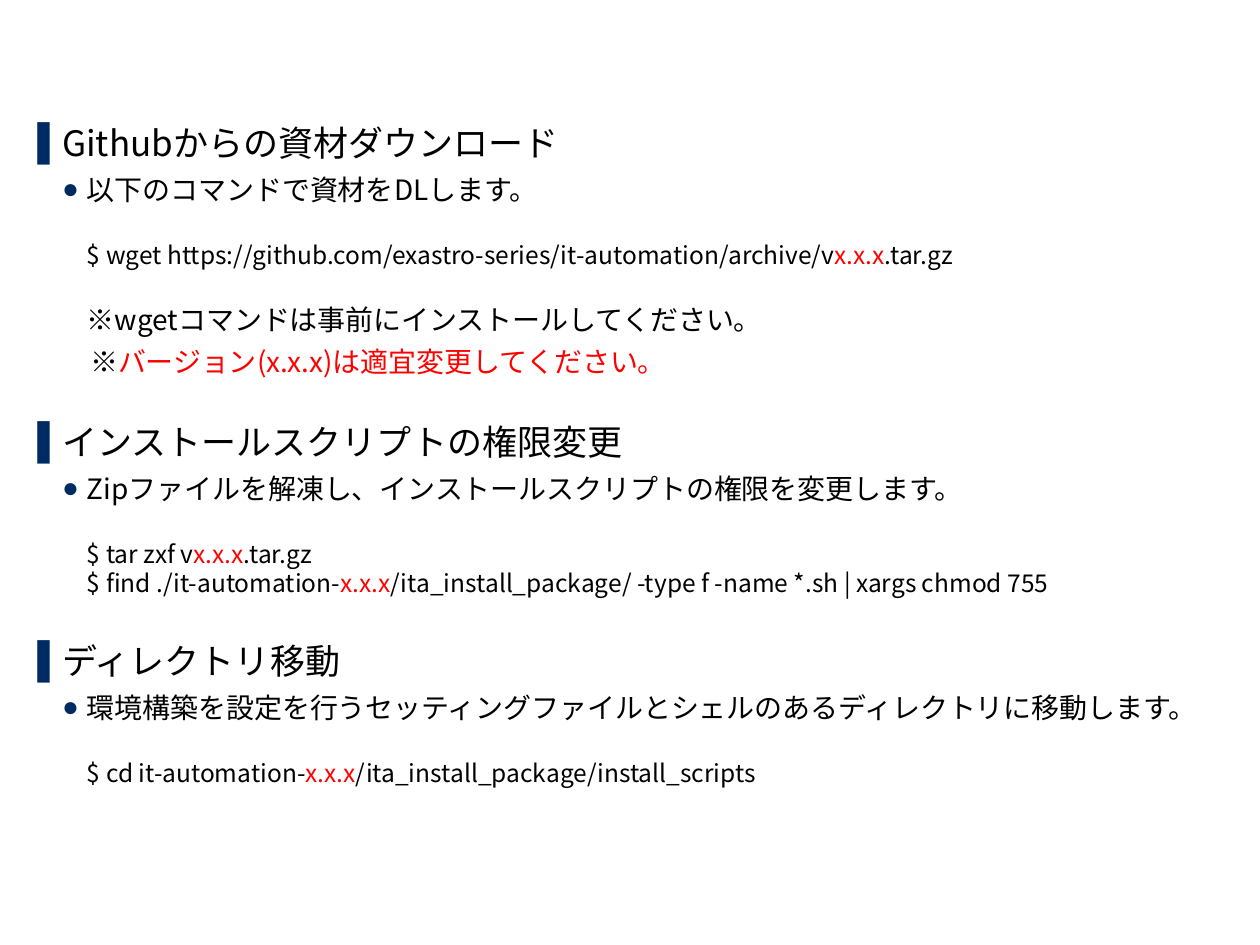
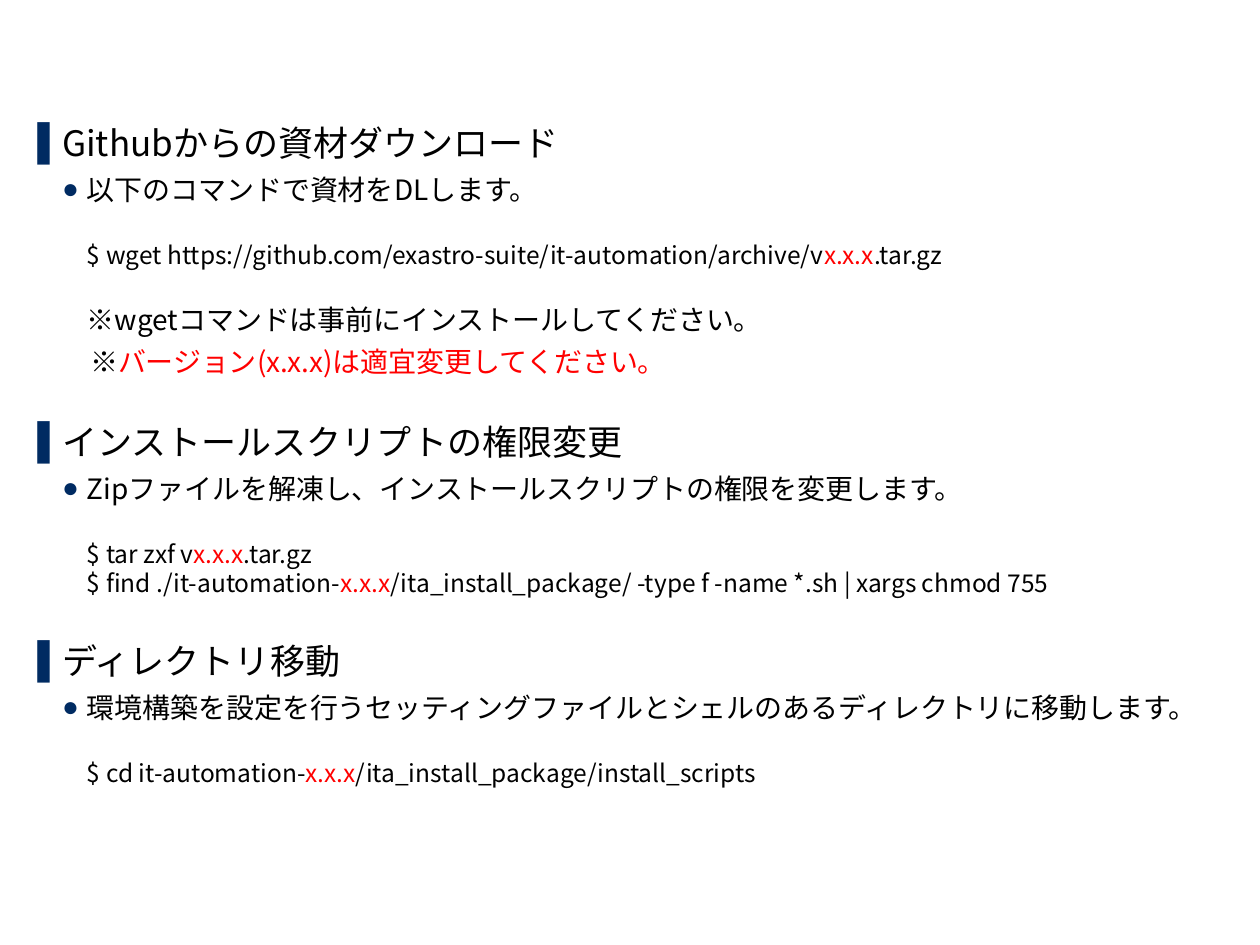
Before and after one commit to exastro-suite/it-automation-docs, a slide deck: slide 13 of asset/Learn_ja/ITA-online-install_ja.pptx. Drawn at 1260x945 pixels with LibreOffice and Linux fonts; fonts in the diff are those of the drawing; background and template pictures are left out. Boxes give left, top, right and bottom in pixels: in the first picture for what was removed or moved away, otherwise in the second. Text is boxed around its words. In the diff, an @@ line names an element or a change of style, - is before the commit and + after.

Commit message:
suites > suite ( pdf ppt )

```diff
--- a/asset/Learn_ja/ITA-online-install_ja.pptx
+++ b/asset/Learn_ja/ITA-online-install_ja.pptx
@@ text at [87, 176, 942, 337]: text changed @@
-  ● 以下のコマンドで資材をDLします。
-    $ wget https://github.com/exastro-series/it-automation/archive/vx.x.x.tar.gz
-    ※wgetコマンドは事前にインストールしてください。
+  ● 以下のコマンドで資材をDLします。
+    $ wget https://github.com/exastro-suite/it-automation/archive/vx.x.x.tar.gz
+    ※wgetコマンドは事前にインストールしてください。
```
Also in this commit, not shown: 3 other files.
